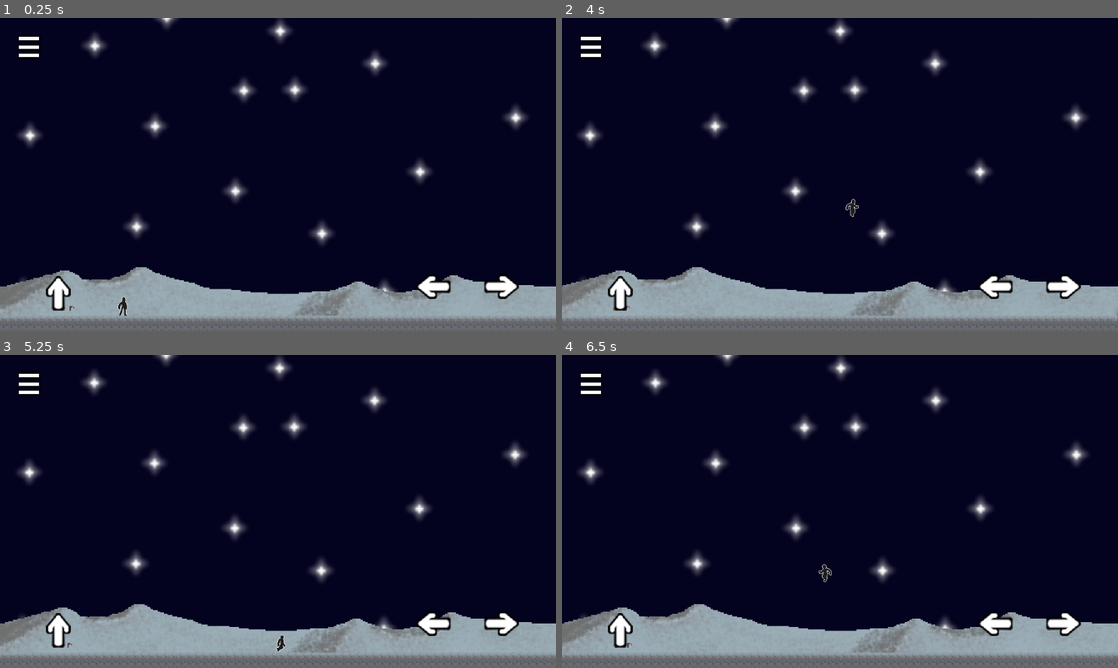
Above: before the commit, frames 1-4 (two rows, left to right).
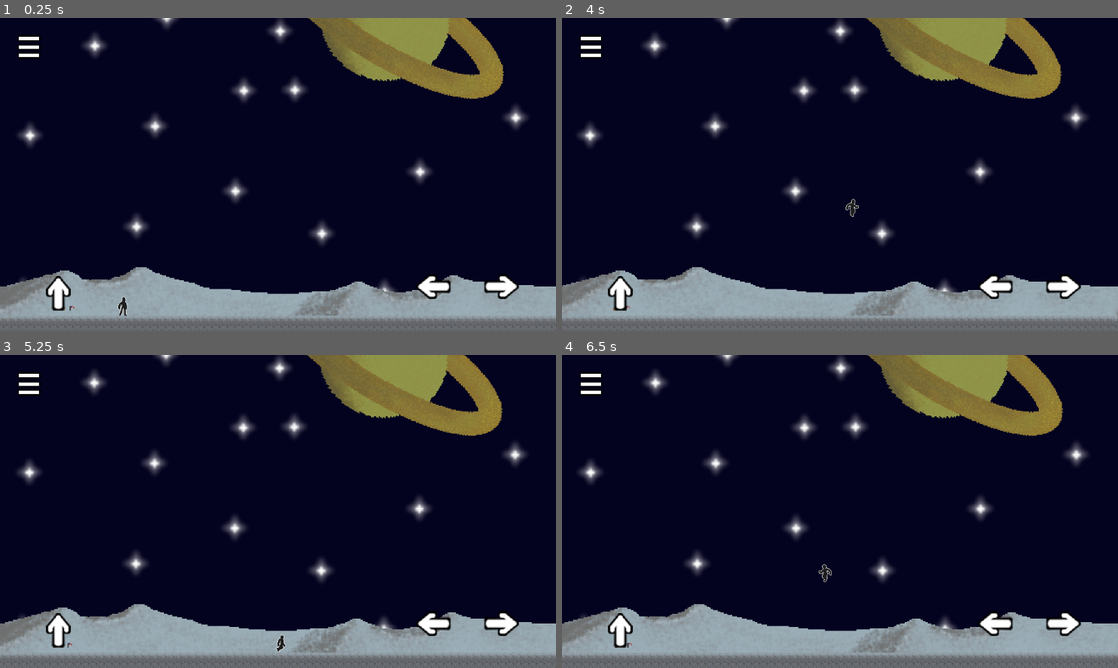
Above: after the commit, the same moments.

Repository: D3dde/Only-StickMan
Game: Godot game, scene res://scenes/lvl2.tscn
The game is run twice, just before and just after one commit, with the same random seed, the same clock (stepped at 60 frames per second) and the same inputs. This scene is started directly instead of the project's main scene.
Inputs:
- Up to frame 1 (0.25 s): no input
- Up to frame 2 (4 s): hold D (destra) 0.53-2.03 s; tap Space (salto) at 0.77, 1.52, 3.02, 3.77 s; hold A (sinistra) 2.03-2.78 s; hold D (destra) from 2.78 s (still down)
- Up to frame 3 (5.25 s): release D (destra) at 4.28 s; hold A (sinistra) 4.28-5.03 s; tap Space (salto) at 4.52 s; hold D (destra) from 5.03 s (still down)
- Up to frame 4 (6.5 s): release D (destra) at 5.78 s; hold A (sinistra) from 5.78 s (still down); tap Space (salto) at 6.02 s

The runs differ from the first frame. In frame 1, 5.8% of the frame differs, in the area x 55-91%, y 0-26%; in frame 2, 5.8%; in frame 3, 5.8%; in frame 4, 5.8%, in the area x 54-91%, y 0-26%.

Commit message:
v1.4.5
added knight + android build

Diff:
--- a/project.godot
+++ b/project.godot
@@ -10,7 +10,7 @@
 
 [application]
 
-config/name="Only StickMan!"
+config/name="onlystickman"
 run/main_scene="res://scenes/menu.tscn"
 config/features=PackedStringArray("4.2", "GL Compatibility")
 config/icon="res://icon.svg"
@@ -52,3 +52,5 @@
 [rendering]
 
 textures/canvas_textures/default_texture_filter=0
+renderer/rendering_method="mobile"
+textures/vram_compression/import_etc2_astc=true
--- a/scenes/lvl2.tscn
+++ b/scenes/lvl2.tscn
@@ -7,6 +7,7 @@
 [ext_resource type="Texture2D" uid="uid://bncyk6hwqdjgs" path="res://asset/items/horse.png" id="4_c3vqs"]
 [ext_resource type="Texture2D" uid="uid://bpuwditn503ai" path="res://asset/items/gayser.png" id="6_man5u"]
 [ext_resource type="Texture2D" uid="uid://c7xwpn3w56e3d" path="res://asset/items/mario.png" id="7_i00xq"]
+[ext_resource type="Texture2D" uid="uid://dve27c6p0a32g" path="res://asset/items/knight.png" id="8_fkm2m"]
 
 [sub_resource type="TileSetAtlasSource" id="TileSetAtlasSource_lqmif"]
 texture = ExtResource("2_p1tj3")
@@ -146,4 +147,13 @@
 [node name="CollisionPolygon2D" type="CollisionPolygon2D" parent="items/StaticBody2D4"]
 polygon = PackedVector2Array(1252, -909, 1264, -921, 1288, -921, 1306, -903, 1306, -885, 1276, -858, 1267, -858, 1252, -873)
 
+[node name="StaticBody2D5" type="StaticBody2D" parent="items"]
+
+[node name="Sprite2D" type="Sprite2D" parent="items/StaticBody2D5"]
+position = Vector2(885, -825)
+texture = ExtResource("8_fkm2m")
+
+[node name="CollisionPolygon2D" type="CollisionPolygon2D" parent="items/StaticBody2D5"]
+polygon = PackedVector2Array(937, -772, 891, -798, 891, -805, 886, -811, 885, -822, 895, -829, 896, -852, 892, -859, 895, -869, 890, -879, 881, -879, 886, -863, 878, -867, 863, -866, 859, -864, 854, -873, 853, -880, 857, -887, 855, -890, 847, -888, 842, -873, 845, -863, 849, -859, 849, -857, 849, -840, 856, -826, 863, -822, 853, -812, 834, -813, 831, -811, 840, -809, 836, -804, 848, -796, 845, -790, 847, -787, 856, -787, 859, -774, 865, -784, 877, -782, 885, -775, 888, -790)
+
 [connection signal="body_entered" from="items/StaticBody2D3/Area2D" to="." method="_on_area_2d_body_entered"]
--- a/scenes/maplvl_2.tscn
+++ b/scenes/maplvl_2.tscn
@@ -20,7 +20,7 @@
 motion_scale = Vector2(0.2, 1)
 
 [node name="Sprite2D" type="Sprite2D" parent="ParallaxBackground/ParallaxLayer2"]
-position = Vector2(702, -778)
+position = Vector2(292, -157)
 scale = Vector2(2, 2)
 texture = ExtResource("2_4g5fj")
 
Binary file added: asset/items/knight.png
Not shown, added: asset/items/knight.png.import
Not shown: 1 places in scenes/lvl2.tscn that only renumber resources
Not shown, added: Builds/android/onlystickman.apk
Not shown, added: Builds/android/onlystickman.apk.idsig
